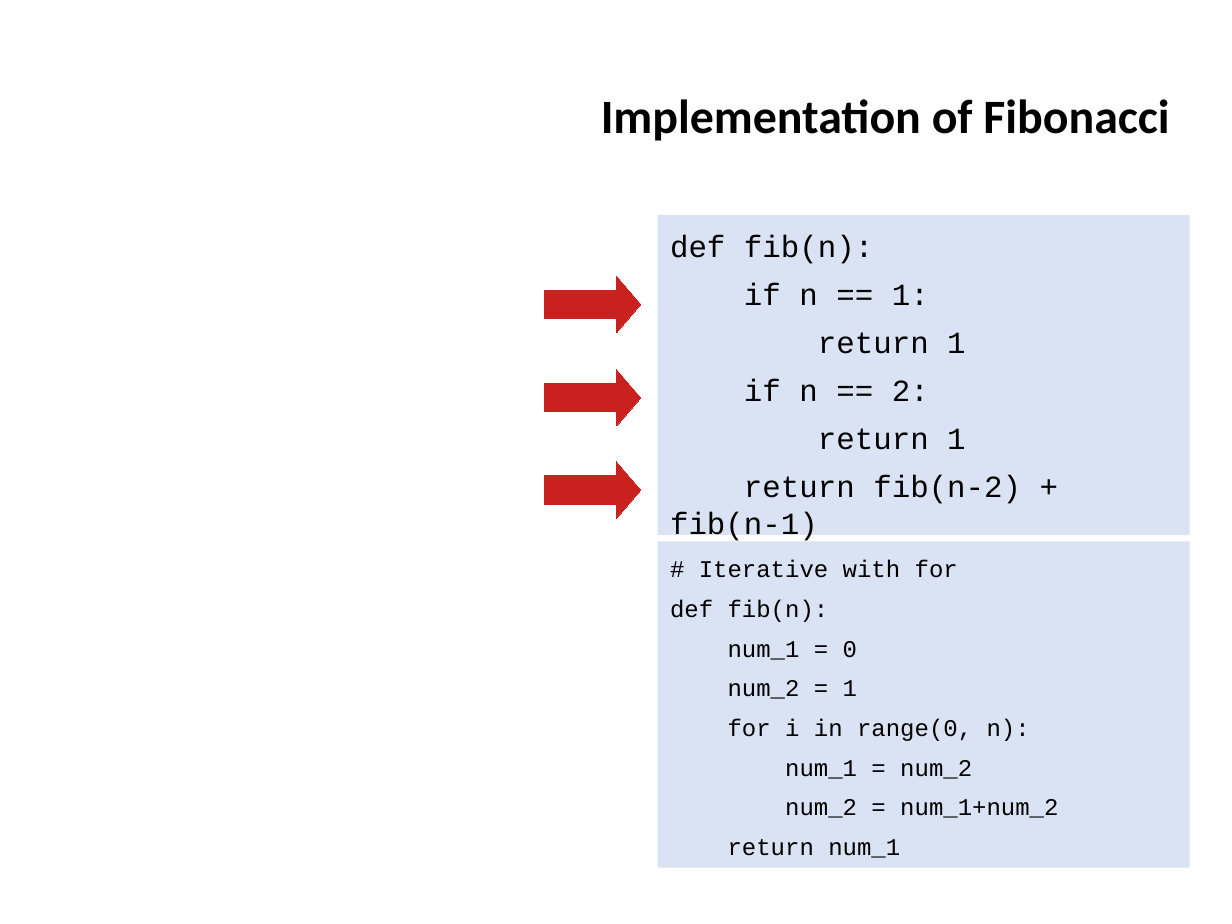
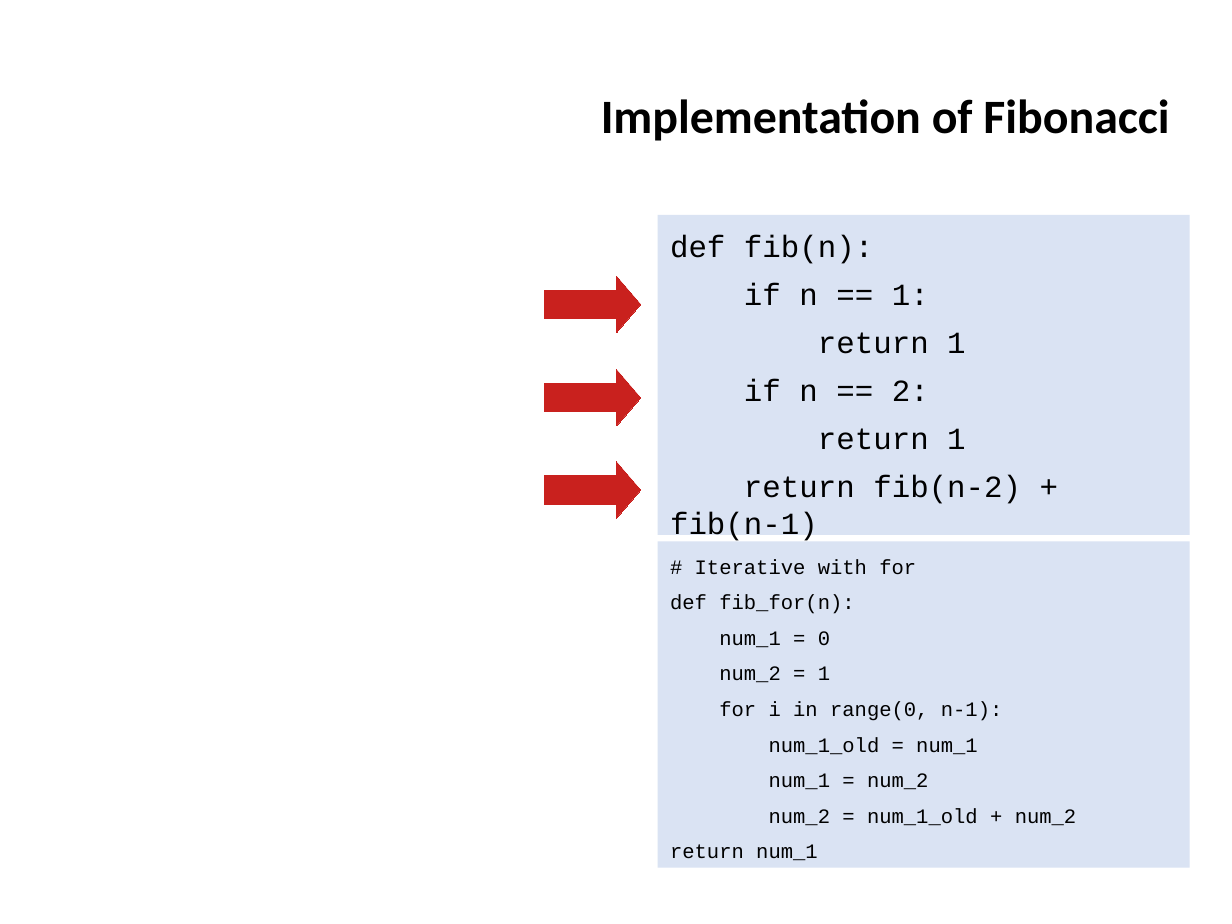
Before and after one commit to ifromm/fcsp, a slide deck: slide 27 of Slides/unit_7_prog_4.pptx. Drawn at 1232x924 pixels with LibreOffice and Linux fonts; fonts in the diff are those of the drawing; grey boxes stand for pictures; background and template pictures are left out. Boxes give left, top, right and bottom in pixels: in the first picture for what was removed or moved away, otherwise in the second. Text is boxed around its words. In the diff, an @@ line names an element or a change of style, - is before the commit and + after.

Commit message:
Fiex a problem with the for implementation of fib.

```diff
--- a/Slides/unit_7_prog_4.pptx
+++ b/Slides/unit_7_prog_4.pptx
@@ text in rectangle at box(670, 559, 929, 861): size 14 to 12 pt in "# Iterative with for", "num_1 = 0", "num_2 = 1", "num_1 = num_2" and 1 more places @@
@@ text in rectangle at box(670, 595, 854, 614): text changed; size 14 to 12 pt @@
-def fib(n):
+def fib_for(n):
@@ text in rectangle at box(719, 701, 1003, 755): text changed; size 14 to 12 pt @@
-for i in range(0, n):
+for i in range(0, n-1):
+num_1_old = num_1
@@ text in rectangle at box(769, 808, 1077, 826): text changed; size 14 to 12 pt @@
-num_2 = num_1+num_2
+num_2 = num_1_old + num_2
```
Also in this commit, not shown: 1 other file.
